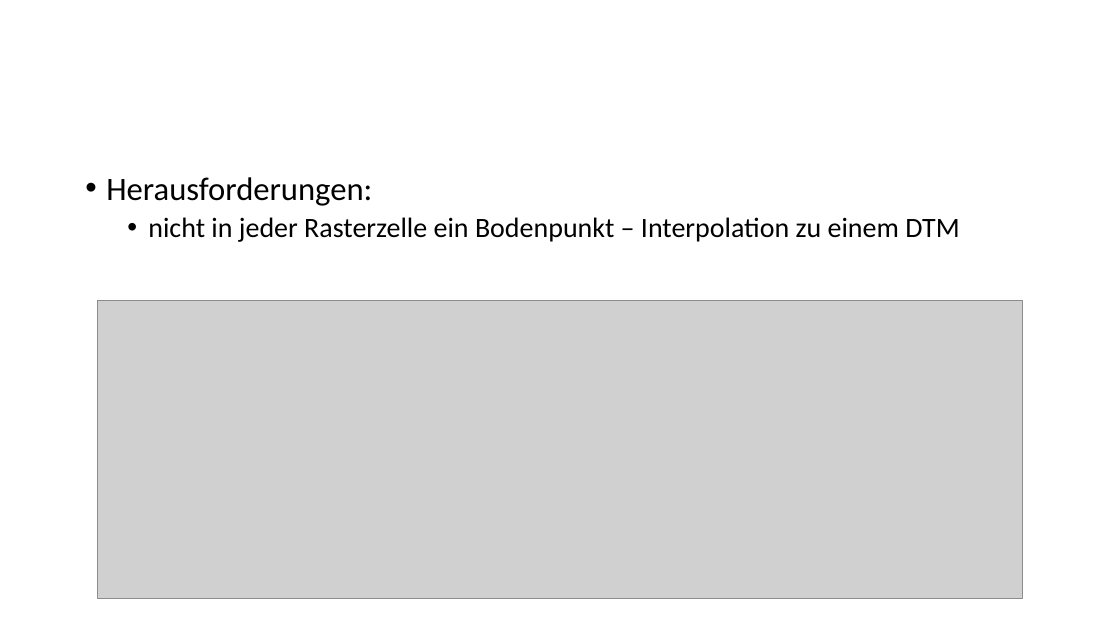
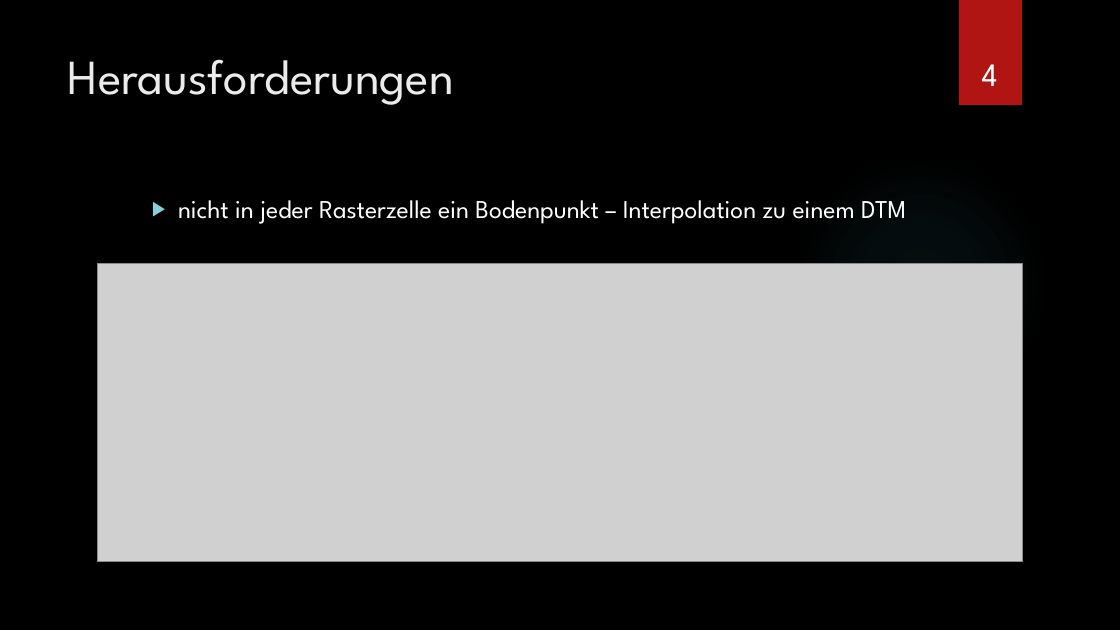
Before and after one commit to PythonThema4/kronendach, a slide deck: slide 4 of Kronendach-Durchlässigkeit.pptx. Drawn at 1120x630 pixels with LibreOffice and Linux fonts; fonts in the diff are those of the drawing; grey boxes stand for pictures; background and template pictures are left out. Boxes give left, top, right and bottom in pixels: in the first picture for what was removed or moved away, otherwise in the second. Text is boxed around its words. In the diff, an @@ line names an element or a change of style, - is before the commit and + after.

```diff
--- a/Kronendach-Durchlässigkeit.pptx
+++ b/Kronendach-Durchlässigkeit.pptx
@@ background #FFFFFF to picture (left out) @@
@@ rectangle added at [959, 0, 1022, 105], fill #B01513 @@
@@ title added at [68, 59, 454, 105], 42 pt, text #EBEBEB @@
+Herausforderungen
@@ page number added at [982, 64, 998, 86], 28 pt, text #FFFFFF @@
+4
@@ text at [106, 177, 372, 206]: paragraph removed @@
-• Herausforderungen:
@@ ellipse added at [791, 154, 1049, 413], fill gradient #50B9C1 @@
@@ text "nicht in jeder Rasterzelle ein ...": place and size @@
-text "nicht in jeder Rasterzelle ein ..." at [106, 177, 959, 242]
+text "nicht in jeder Rasterzelle ein ..." at [178, 200, 906, 224]
@@ text "nicht in jeder Rasterzelle ein ..." at [178, 200, 906, 224]: size 24 to 22 pt, font Calibri to League Spartan, text colour #000000 to #FFFFFF; bullet • to ▶; line spacing 0.9 to 1; more space between paragraphs @@
@@ picture: place and size @@
-picture at [97, 301, 1023, 598]
+picture at [97, 264, 1023, 561]
```
Also in this commit, not shown: 4 other slides changed, 5 slides added, 6 slides removed, 7 other files.
